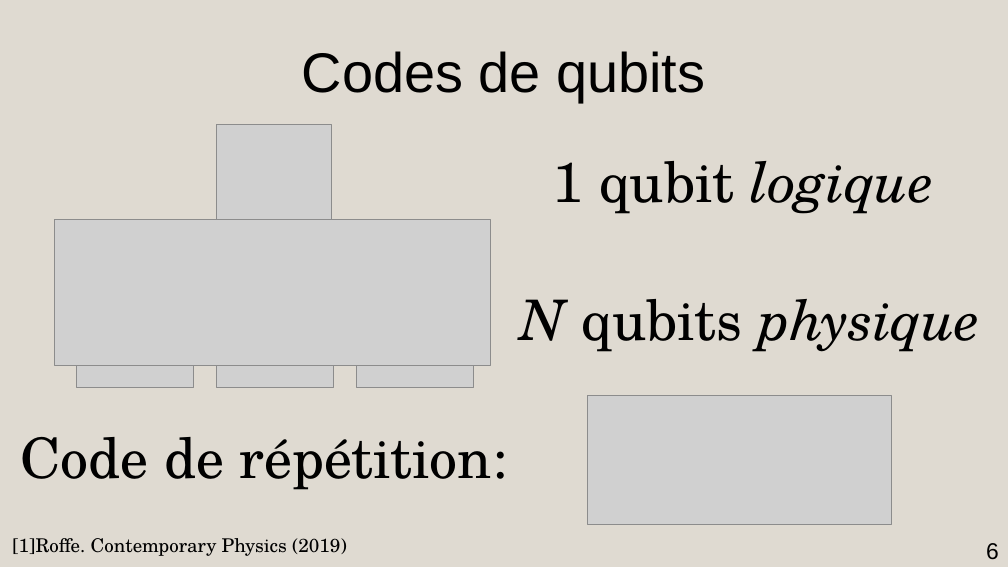
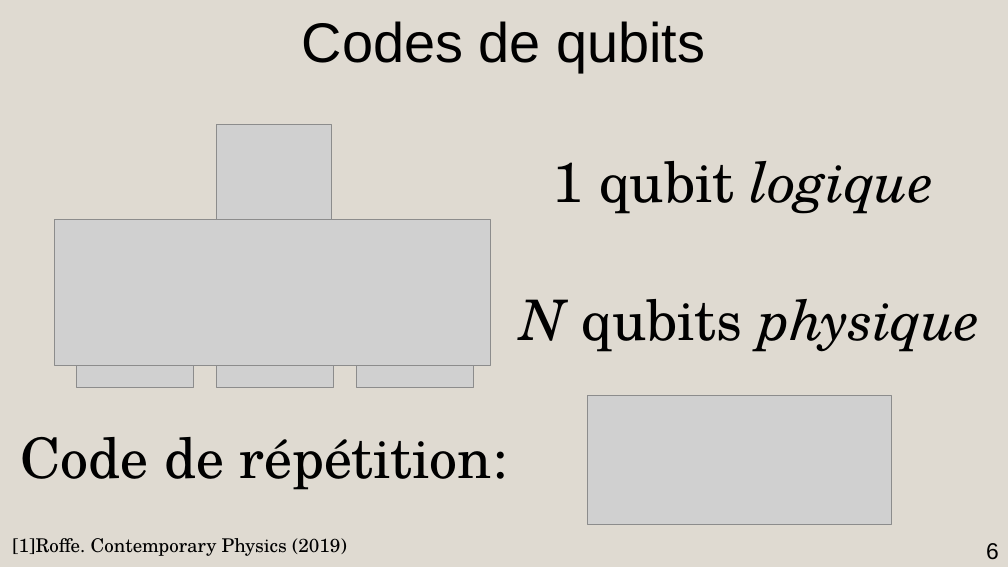
Before and after one commit to AmdaU/presentations, a slide deck: slide 6 of Seminaire/Seminaire.odp. Drawn at 1008x567 pixels with LibreOffice and Linux fonts; fonts in the diff are those of the drawing; grey boxes stand for pictures. Boxes give left, top, right and bottom in pixels: in the first picture for what was removed or moved away, otherwise in the second. Text is boxed around its words. In the diff, an @@ line names an element or a change of style, - is before the commit and + after.

```diff
--- a/Seminaire/Seminaire.odp
+++ b/Seminaire/Seminaire.odp
@@ title "Codes de qubits": place and size @@
-title "Codes de qubits" at box(302, 51, 705, 102)
+title "Codes de qubits" at box(302, 21, 705, 72)
```
Also in this commit, not shown: 12 other slides changed, 4 other files.
